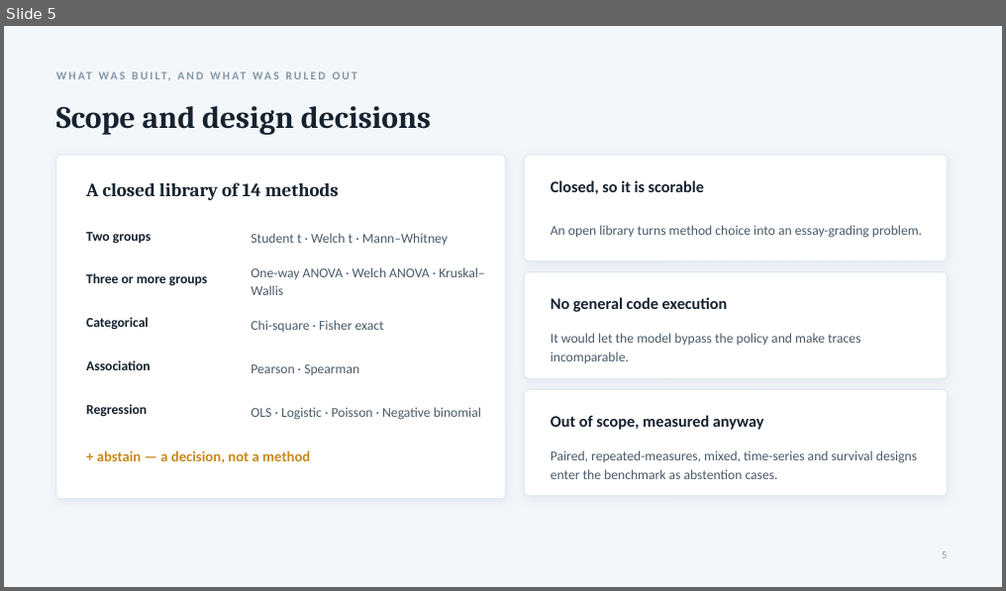
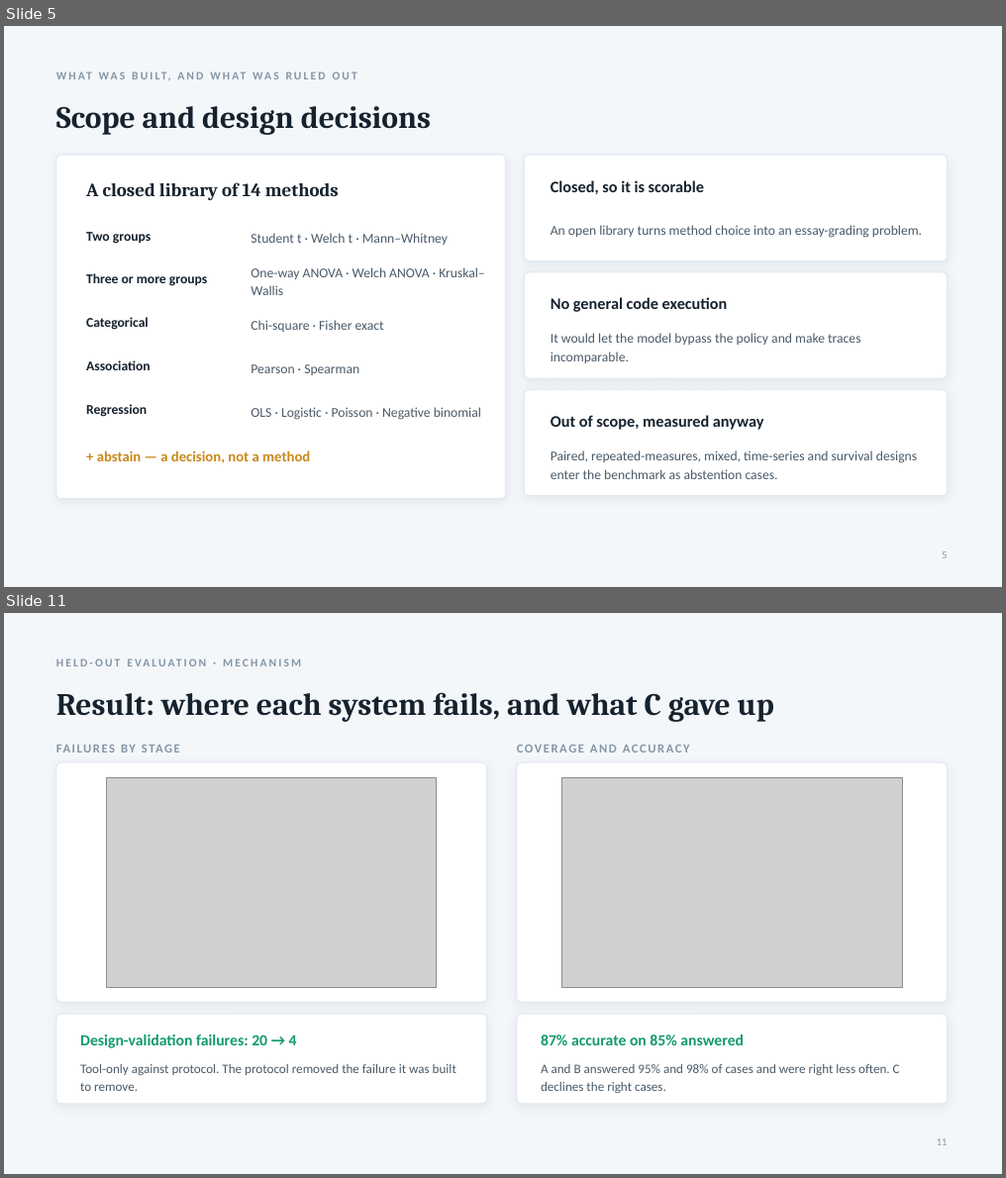
Before and after one commit to Vishal4507/AI_statistician, a slide deck: docs/AI_Statistician_Presentation.pptx. Shown one above the other, each under a label of ours: slide 5 before the commit, slides 5 and 11 after it; the slides between them are not shown. The pictures are 1006x591 and 1006x1178 pixels, drawn with LibreOffice and Linux fonts; fonts in the diff are those of the drawing; grey boxes stand for pictures. Boxes give left, top, right and bottom in pixels: in the first picture for what was removed or moved away, otherwise in the second. Text is boxed around its words. In the diff, an @@ line names an element or a change of style, - is before the commit and + after.

```diff
--- a/docs/AI_Statistician_Presentation.pptx
+++ b/docs/AI_Statistician_Presentation.pptx
@@ slide 11 added at [4, 613, 1002, 1174], background #F4F7FA @@
@@ text added at [56, 652, 731, 672], 11 pt, text #8496A6, bold @@
+HELD-OUT EVALUATION · MECHANISM
@@ text added at [56, 692, 774, 722], 30 pt, text #16222E, bold @@
+Result: where each system fails, and what C gave up
@@ text added at [121, 745, 136, 753], 12 pt, text #8496A6, bold @@
+FAILURES BY STAGE
@@ text added at [517, 745, 690, 753], 12 pt, text #8496A6, bold @@
+COVERAGE AND ACCURACY
@@ rounded rectangle added at [56, 762, 487, 1002], fill #FFFFFF, outline #E2E9F0 1 pt @@
@@ picture added at [107, 777, 436, 987] @@
@@ rounded rectangle added at [517, 762, 947, 1002], fill #FFFFFF, outline #E2E9F0 1 pt @@
@@ picture added at [561, 777, 902, 987] @@
@@ rounded rectangle added at [56, 1014, 487, 1104], fill #FFFFFF, outline #E2E9F0 1 pt @@
@@ rounded rectangle added at [517, 1014, 947, 1104], fill #FFFFFF, outline #E2E9F0 1 pt @@
@@ text added at [80, 1035, 297, 1049], 15 pt, text #129B68, bold @@
+Design-validation failures: 20 → 4
@@ text added at [541, 1035, 744, 1046], 15 pt, text #129B68, bold @@
+87% accurate on 85% answered
@@ text added at [80, 1064, 456, 1091], 12.5 pt, text #4A5A69 @@
+Tool-only against protocol. The protocol removed the failure it was built to remove.
@@ text added at [541, 1064, 900, 1093], 12.5 pt, text #4A5A69 @@
+A and B answered 95% and 98% of cases and were right less often. C declines the right cases.
@@ text added at [937, 1139, 947, 1146], 10 pt, text #8496A6 @@
+11
```
Also in this commit, not shown: 6 slides changed, 4 other slides added, 11 slides removed, 14 other files.
